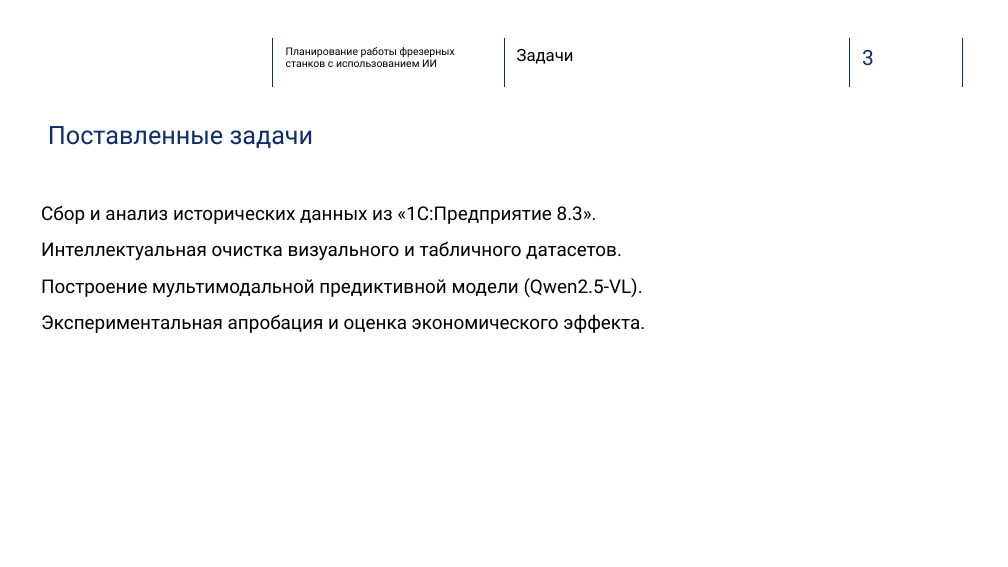
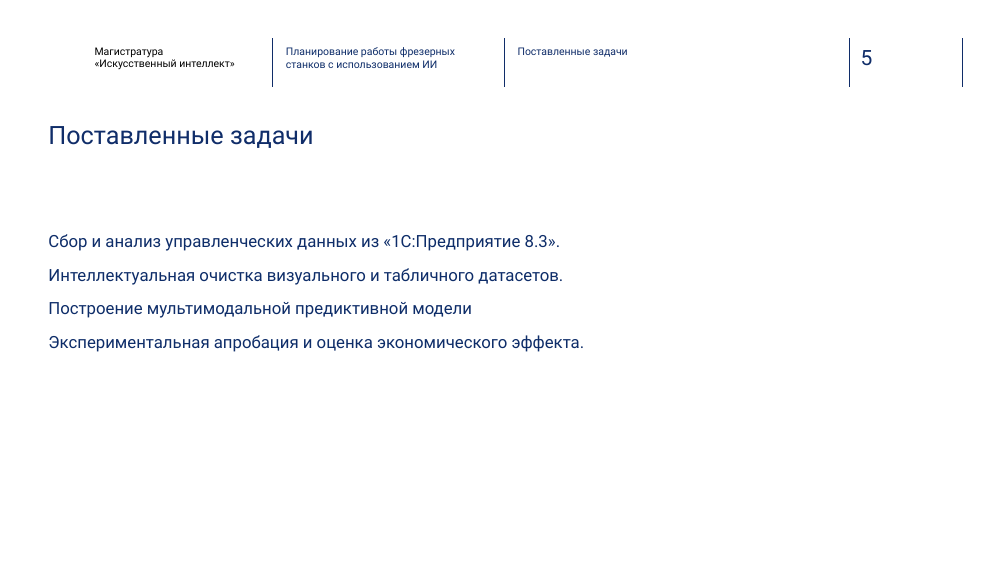
Before and after one commit to wizardkpb80/vkr, a slide deck: slide 5 of docs/ВКР_Дацюк.pptx (slide 3 before the commit). Drawn at 1008x567 pixels with LibreOffice and Linux fonts; fonts in the diff are those of the drawing; background and template pictures are left out. Boxes give left, top, right and bottom in pixels: in the first picture for what was removed or moved away, otherwise in the second. Text is boxed around its words. In the diff, an @@ line names an element or a change of style, - is before the commit and + after.

```diff
--- a/docs/ВКР_Дацюк.pptx
+++ b/docs/ВКР_Дацюк.pptx
@@ text added at (95,47,234,69), 10 pt, text #000000 @@
+Магистратура
+«Искусственный интеллект»
@@ text "Планирование работы фрезерных станков с ..." at (286,47,455,68): text colour #000000 to #0E2D69 @@
@@ text at (518,47,628,57): text changed; size 16 to 10 pt; text colour #000000 to #102D69 @@
-Задачи
+Поставленные задачи
@@ page number added at (861,50,873,66), 20 pt, text #102D69 @@
+5
@@ text removed at (862,50,874,66) @@
-3
@@ text "Сбор и анализ управленческих данных ...": place and size @@
-text "Сбор и анализ управленческих данных ..." at (41,205,645,333)
+text "Сбор и анализ управленческих данных ..." at (48,234,585,352)
@@ text at (48,234,561,251): text changed; size 18 to 16 pt; text colour #000000 to #0E2D69 @@
-Сбор и анализ исторических данных из «1С:Предприятие 8.3».
+Сбор и анализ управленческих данных из «1С:Предприятие 8.3».
@@ text at (48,268,585,352): size 18 to 16 pt, text colour #000000 to #0E2D69 in "Интеллектуальная очистка визуального и табличного датасетов.", "Экспериментальная апробация и оценка экономического эффекта." @@
@@ text at (48,302,472,318): text changed; size 18 to 16 pt; text colour #000000 to #0E2D69 @@
-Построение мультимодальной предиктивной модели (Qwen2.5-VL).
+Построение мультимодальной предиктивной модели
```
Also in this commit, not shown: 5 other slides changed, 13 slides added, 11 slides removed, 3 other files.
